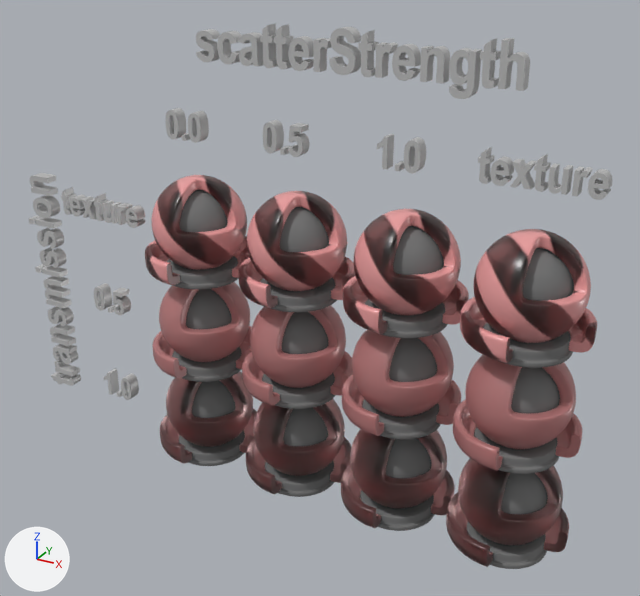
A saved change to the glTF model Models/ScatterStrength/glTF/ScatterStrength.gltf.
Rendered twice from a 50 mm lens placed at (0.327, -0.54, 0.436), pointed at (0.026, 0.008, 0.162). The lights are fixed; the arrows at lower left show +X, +Y and +Z. The first picture is the older version. Where no turn or scale is listed for an object, it has been applied to the vertices.

Objects in the first picture: 'material_surface', 'material_surface.001', 'material_surface.002', 'material_surface.003', 'material_surface.004', 'material_surface.005', 'material_surface.006', 'material_surface.007', 'material_surface.008', 'material_surface.009', 'material_surface.010', 'material_surface_n3d', 'scatterStrength' and 32 more.
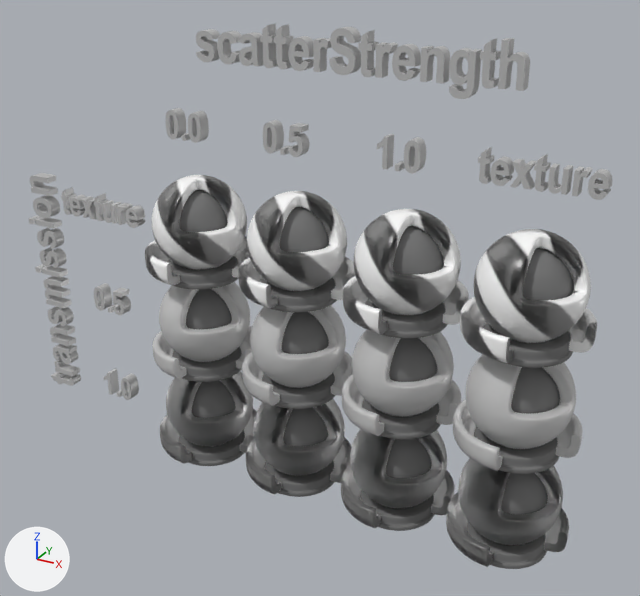
Commit message: Scatter strength update

Boxes [x1, y1, x2, y2] around the edits, measured in the pictures (640 x 596 px):
'material_surface', recoloured (lighter)
    both: [460, 229, 597, 363]
'material_surface.002', recoloured (lighter)
    both: [343, 209, 469, 334]
'material_surface.006', recoloured
    both: [453, 355, 582, 471]
'material_surface.004', recoloured (lighter)
    both: [238, 191, 355, 308]
'material_surface.001', recoloured
    both: [446, 458, 569, 567]
'material_surface.008', recoloured
    both: [342, 330, 461, 436]
'material_surface.009', recoloured (lighter)
    both: [145, 175, 249, 285]
'material_surface.005', recoloured
    both: [242, 305, 353, 406]
'material_surface.003', recoloured
    both: [341, 429, 455, 528]
'material_surface.007', recoloured
    both: [246, 399, 352, 494]
'material_surface.010', recoloured
    both: [152, 282, 252, 378]
'material_surface_n3d', recoloured
    both: [160, 371, 257, 464]

Edits to the bpy script that builds the scene:
```text
Change mat_transtex_strengthtex:
    where n0 = _N.new('ShaderNodeBsdfPrincipled'); n0.name = 'Principled BSDF'
    n0.inputs[0].default_value: (0.82, 0.341, 0.341, 1.0) -> (1.0, 1.0, 1.0, 1.0)  # 'Base Color', pink #ea9e9e -> 'Base Color', white #ffffff
Change mat_trans1_strengthtex:
    mat_trans1_strengthtex.base_color: (0.82, 0.341, 0.341) -> (1.0, 1.0, 1.0)  # pink #ea9e9e -> white #ffffff
Change mat_transtex_stength1:
    where n0 = _N.new('ShaderNodeBsdfPrincipled'); n0.name = 'Principled BSDF'
    n0.inputs[0].default_value: (0.82, 0.341, 0.341, 1.0) -> (1.0, 1.0, 1.0, 1.0)  # 'Base Color', pink #ea9e9e -> 'Base Color', white #ffffff
Change mat_trans1_stength1:
    mat_trans1_stength1.base_color: (0.82, 0.341, 0.341) -> (1.0, 1.0, 1.0)  # pink #ea9e9e -> white #ffffff
Change mat_transtex_stength0_5:
    where n0 = _N.new('ShaderNodeBsdfPrincipled'); n0.name = 'Principled BSDF'
    n0.inputs[0].default_value: (0.82, 0.341, 0.341, 1.0) -> (1.0, 1.0, 1.0, 1.0)  # 'Base Color', pink #ea9e9e -> 'Base Color', white #ffffff
Change mat_trans0_5_stength0_5:
    mat_trans0_5_stength0_5.base_color: (0.82, 0.341, 0.341) -> (1.0, 1.0, 1.0)  # pink #ea9e9e -> white #ffffff
Change mat_trans0_5_strengthtex:
    mat_trans0_5_strengthtex.base_color: (0.82, 0.341, 0.341) -> (1.0, 1.0, 1.0)  # pink #ea9e9e -> white #ffffff
Change mat_trans1_stength0_5:
    mat_trans1_stength0_5.base_color: (0.82, 0.341, 0.341) -> (1.0, 1.0, 1.0)  # pink #ea9e9e -> white #ffffff
Change mat_trans0_5_stength1:
    mat_trans0_5_stength1.base_color: (0.82, 0.341, 0.341) -> (1.0, 1.0, 1.0)  # pink #ea9e9e -> white #ffffff
Change mat_transtex_stength0_0:
    where n0 = _N.new('ShaderNodeBsdfPrincipled'); n0.name = 'Principled BSDF'
    n0.inputs[0].default_value: (0.82, 0.341, 0.341, 1.0) -> (1.0, 1.0, 1.0, 1.0)  # 'Base Color', pink #ea9e9e -> 'Base Color', white #ffffff
Change mat_trans0_5_stength0_0:
    mat_trans0_5_stength0_0.base_color: (0.82, 0.341, 0.341) -> (1.0, 1.0, 1.0)  # pink #ea9e9e -> white #ffffff
Change mat_trans1_stength0_0:
    mat_trans1_stength0_0.base_color: (0.82, 0.341, 0.341) -> (1.0, 1.0, 1.0)  # pink #ea9e9e -> white #ffffff
```
